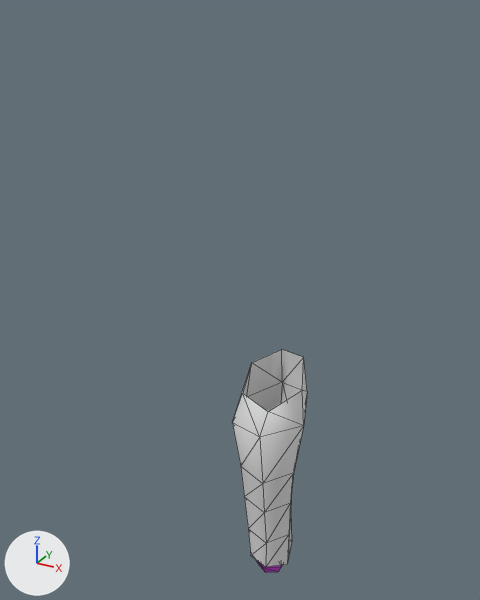
The glTF model gui/app/public/models/skeleton/lower_leg.gltf as it was, and as the next commit left it.
Both versions are drawn from a camera (50 mm lens) standing at (0.439, -0.932, 0.59) and looking at (-0.089, 0.026, 0.111). Every picture has the same lights, and +X, +Y and +Z are marked at lower left. The older version comes first. Mesh edges are drawn as thin lines. Vertices at exactly the same position are counted once.

Names of what the first picture shows: 'LEFT_LOWER_LEG'.
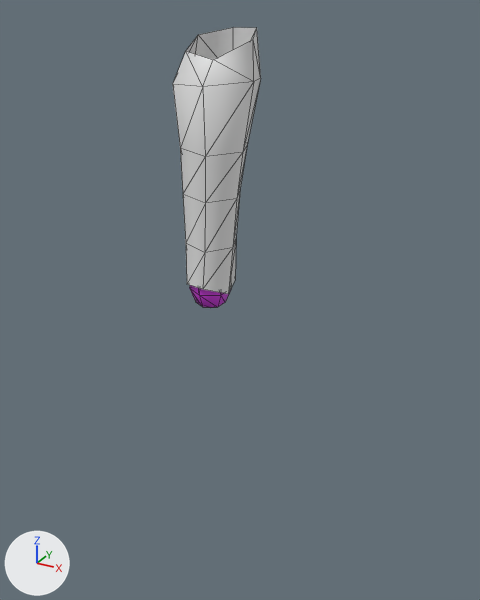
Boxes (x1, y1, x2, y2) around the edits, measured in the pictures (480 x 600 px; the box of a moved part takes in the faces that stretch with it):
'LEFT_LOWER_LEG', reshaped, moved (17% wider, 26% taller): before (232, 350, 307, 572); after (173, 27, 261, 308)
part 1 of me_left_lower_leg_003, moved or reshaped: before (256, 560, 282, 572); after (190, 285, 231, 308)
part 2 of me_left_lower_leg_003, moved or reshaped: before (232, 350, 307, 567); after (173, 27, 261, 294)

What changed in the scene script:
```text
Change me_left_lower_leg_003:
    used by ob_left_lower_leg; location = (0.0, 0.0, 0.0)
    remove me_left_lower_leg_003.from_pydata(...)  # 55 vertices, 90 faces; spans x -0.065..0.07, y -0.087..0.067, z -0.456..0.017
    add me_left_lower_leg_003.from_pydata(...)  # 55 vertices, 90 faces; spans x -0.065..0.076, y -0.101..0.059, z -0.453..0.01
    me_left_lower_leg_003 part 1: the loose piece of 19 vertices spanning x -0.034..0.03, y -0.04..0.035, z -0.456..-0.322 is turned -7.2 degrees about the x axis through the mesh origin
    me_left_lower_leg_003 part 2: 36 of 55 vertices moved; they spanned x -0.065..0.07, y -0.087..0.067, z -0.419..0.017 and now span x -0.065..0.076, y -0.101..0.059, z -0.414..0.01; mean shift (0.002, -0.026, 0.002); largest move (0.039, -0.012, -0.419) -> (0.04, -0.064, -0.414)
Change ob_left_lower_leg:
    ob_left_lower_leg.location: (0.0, 0.0, 0.0) -> (-0.13, 0.051, 0.551)
```
